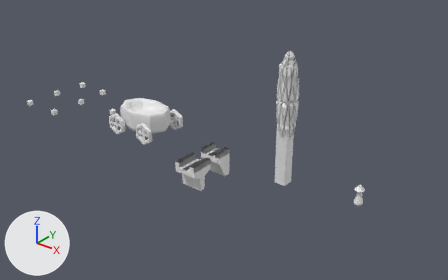
An edit to the Blender file raw/props.blend, drawn before and after from the same camera.
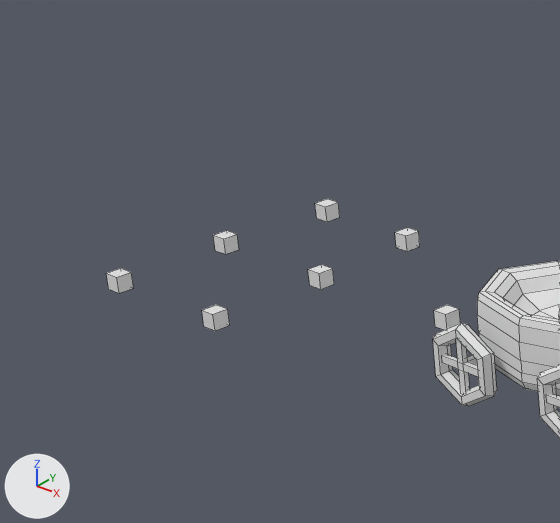
The first picture shows the older version from a camera (50 mm lens) standing at (106.7, -167.6, 109.3) and looking at (-28.4, 1.2, 4.6). The close-ups show both versions on the part from 0% to 32% of the width and 11% to 59% of the height of that picture; other places that the commit changed are outside them. Every picture has the same lights, and +X, +Y and +Z are marked at lower left. The close-ups show mesh edges as thin lines.

The first close-up shows 'cart', 'slot1', 'slot2', 'slot3', 'slot4', 'slot5', 'slot7', 'wheels', 'wheels.001'.
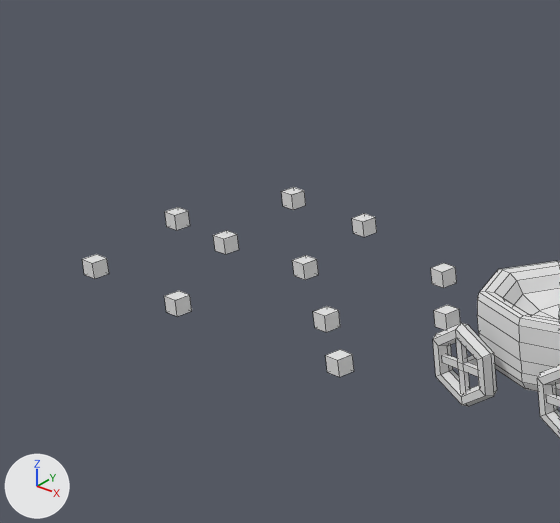
Location of each change, [x1, y1, x2, y2] in pixels of the close-ups (560 x 523 px):
'slot2', moved: before [202, 305, 230, 331]; after [164, 291, 192, 317]
'slot7', moved: before [106, 268, 133, 293]; after [82, 254, 109, 279]
'slot1', moved: before [434, 305, 460, 330]; after [352, 213, 377, 237]
'slot3', moved: before [395, 227, 420, 251]; after [165, 207, 190, 230]
'slot4', moved: before [308, 264, 334, 289]; after [292, 255, 319, 280]
'slot5', moved: before [315, 199, 340, 222]; after [281, 187, 306, 210]
's_slot5', added: after [325, 350, 354, 377]
's_slot3', added: after [313, 306, 340, 332]
's_slot2', added: after [431, 263, 457, 288]

The change in detail:
Object 'slot1' (ob_slot1) moves from (-90.69, 0.0, 0.0) to (-120.1, 13.18, 0.0).
Object 'slot2' (ob_slot2) moves from (-111.0, -16.18, 0.0) to (-117.6, -16.3, 0.0).
Object 'slot3' (ob_slot3) moves from (-112.4, 13.28, 0.0) to (-139.8, 0.237, 0.0).
Object 'slot4' (ob_slot4) moves from (-111.2, -0.966, 0.0) to (-114.9, -0.225, 0.0).
Object 'slot5' (ob_slot5) moves from (-127.7, 13.69, 0.0) to (-134.3, 13.78, 0.0).
Object 'slot7' (ob_slot7) moves from (-128.5, -16.3, 0.0) to (-134.4, -15.44, 0.0).
Object 's_slot5' (ob_s_slot5) is new; it shows a copy of the mesh of ob_slot7.
Its parent is ob_cart_1.
Its matrix parent inverse is Matrix(((1.0, 0.0, 0.0, 70.0), (0.0, 1.0, 0.0, 0.0), (0.0, 0.0, 1.0, 0.0), (0.0, 0.0, 0.0, 1.0))).
Its location is (-90.43, -15.62, 0.0).
Object 's_slot3' (ob_s_slot3) is new; it shows a copy of the mesh of ob_slot7.
Its parent is ob_cart_1.
Its matrix parent inverse is Matrix(((1.0, 0.0, 0.0, 70.0), (0.0, 1.0, 0.0, 0.0), (0.0, 0.0, 1.0, 0.0), (0.0, 0.0, 0.0, 1.0))).
Its location is (-100.9, -8.686, 0.0).
Object 's_slot2' (ob_s_slot2) is new; it shows a copy of the mesh of ob_slot7.
Its parent is ob_cart_1.
Its matrix parent inverse is Matrix(((1.0, 0.0, 0.0, 70.0), (0.0, 1.0, 0.0, 0.0), (0.0, 0.0, 1.0, 0.0), (0.0, 0.0, 0.0, 1.0))).
Its location is (-100.4, 8.244, 0.0).
